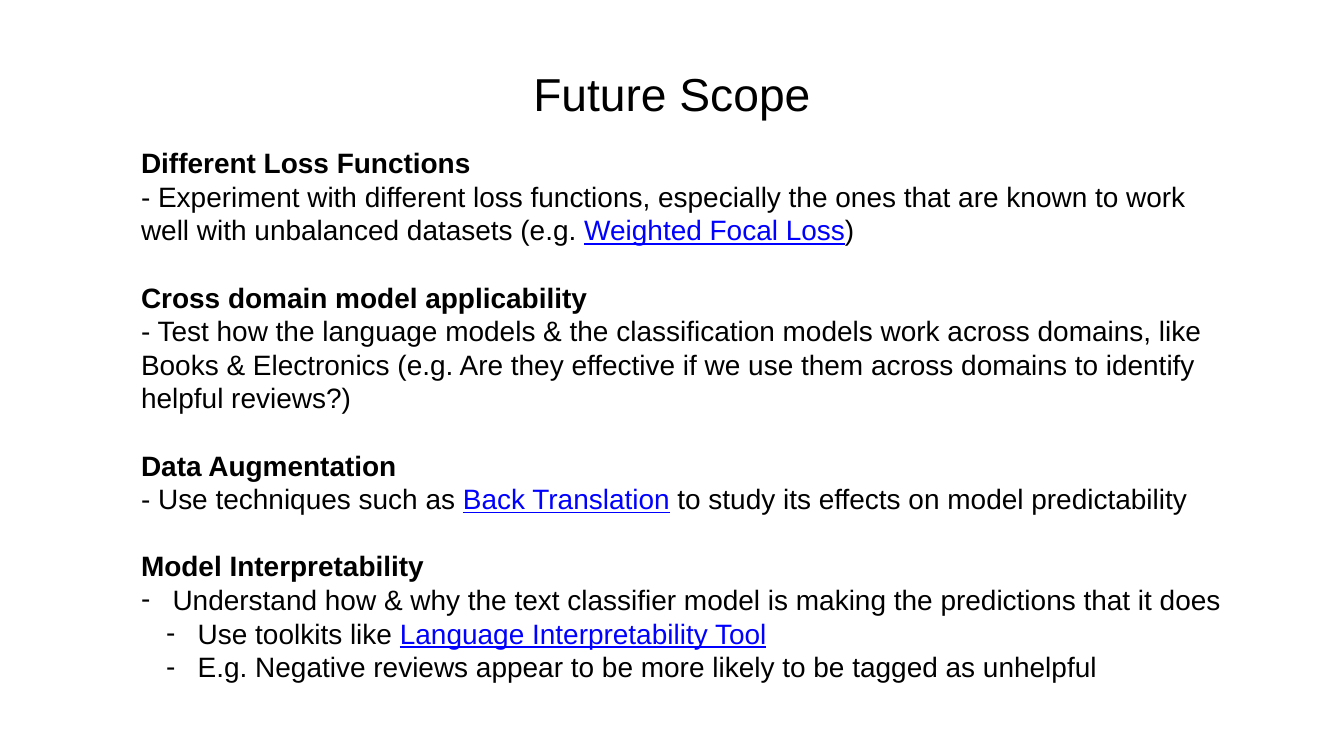
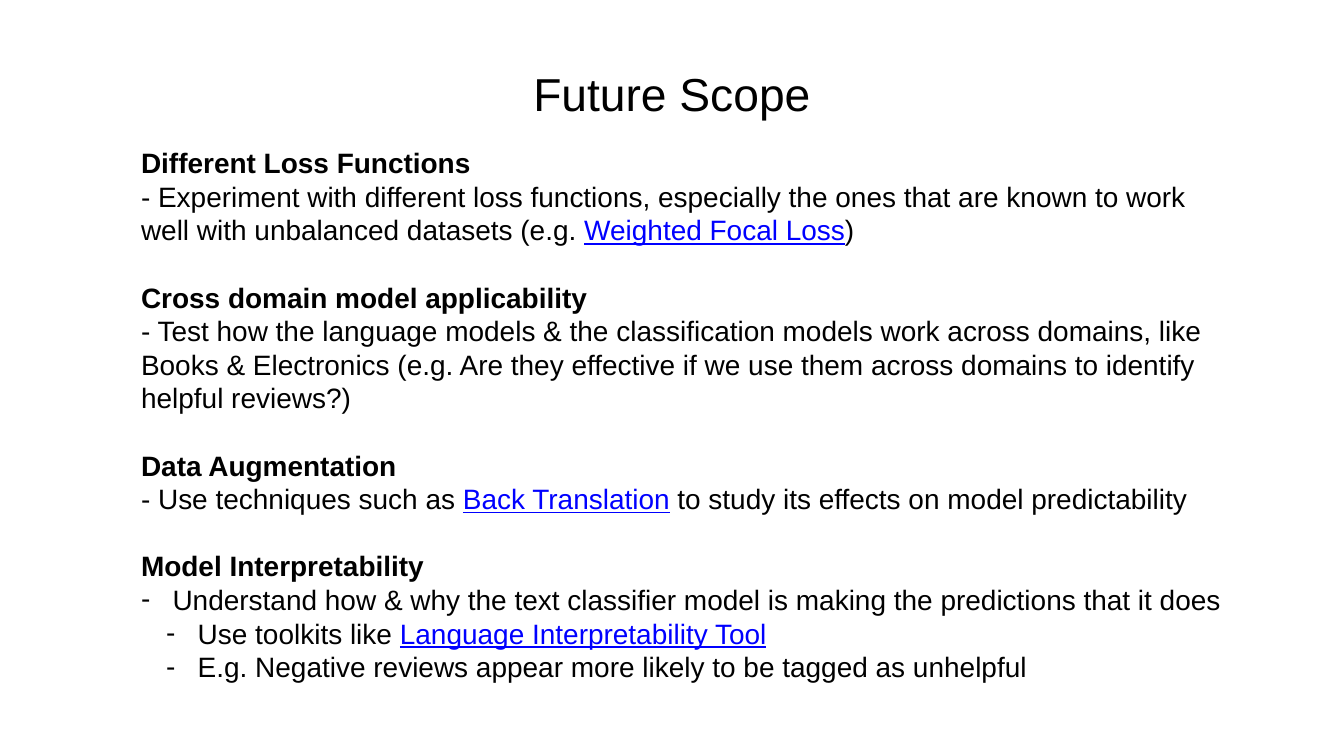
Before and after one commit to postprandial/fastai-amazonreview, a slide deck: slide 12 of Amazon_Review_Helpfulness_NLP-1-ONLINE.pptx. Drawn at 1344x756 pixels with LibreOffice and Linux fonts; fonts in the diff are those of the drawing. Boxes give left, top, right and bottom in pixels: in the first picture for what was removed or moved away, otherwise in the second. Text is boxed around its words. In the diff, an @@ line names an element or a change of style, - is before the commit and + after.

```diff
--- a/Amazon_Review_Helpfulness_NLP-1-ONLINE.pptx
+++ b/Amazon_Review_Helpfulness_NLP-1-ONLINE.pptx
@@ text at (198,656,1027,682): text changed @@
-  – E.g. Negative reviews appear to be more likely to be tagged as unhelpful
+  – E.g. Negative reviews appear more likely to be tagged as unhelpful
```
Also in this commit, not shown: 7 other slides changed.
